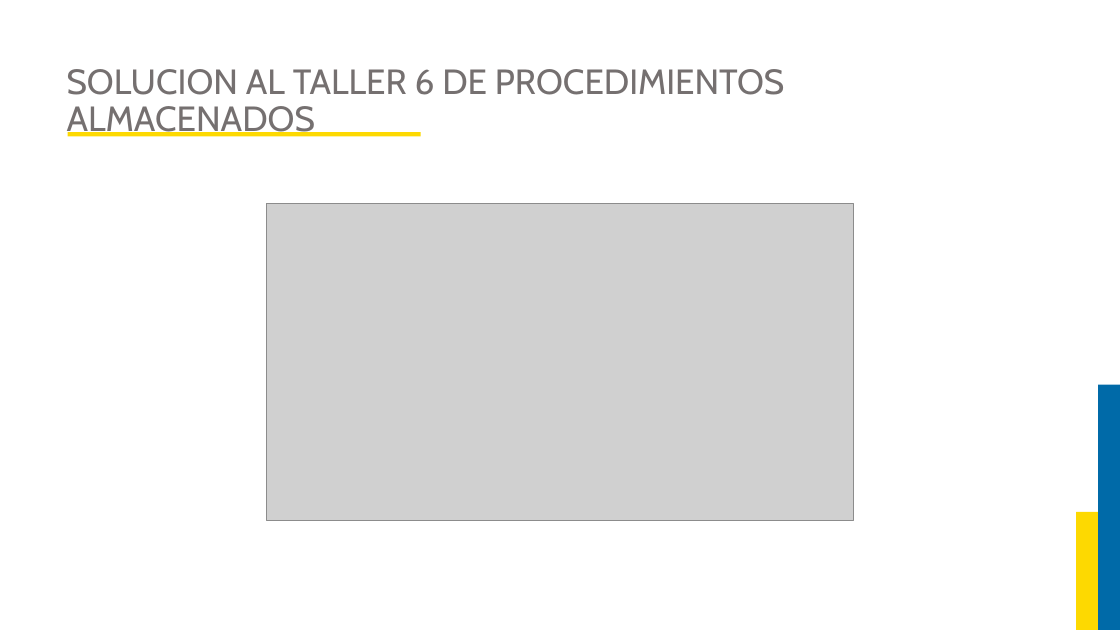
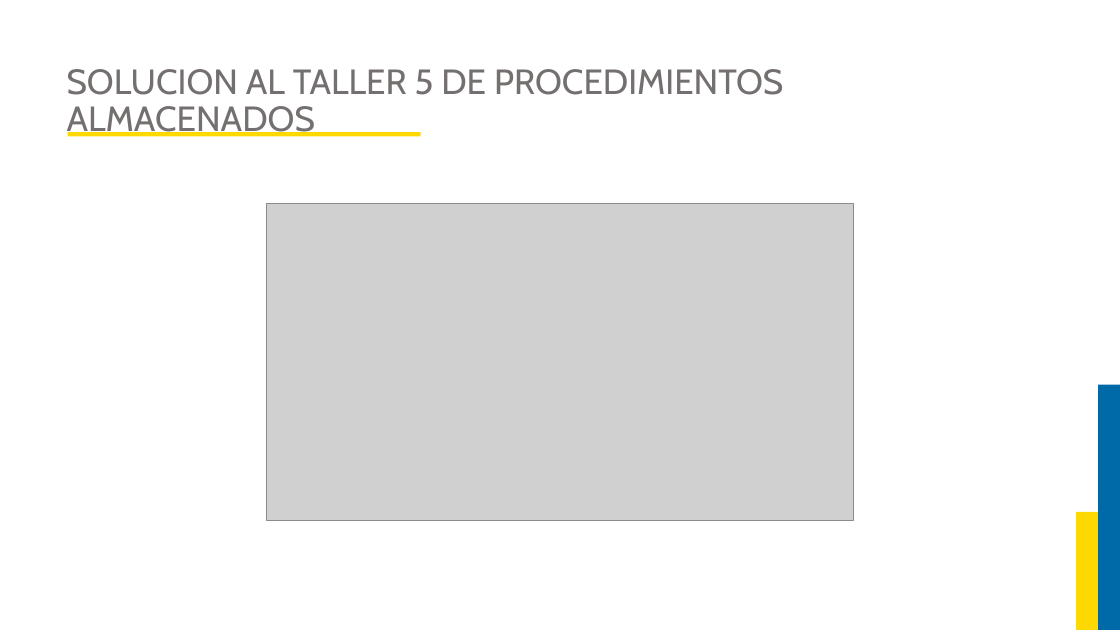
Before and after one commit to JorgeAlejandroAguirreGutierrez/proyecto-luis, a slide deck: slide 49 of Curso Base de Datos 2/DIAPOSITIVAS BASES DE DATOS 2.pptx. Drawn at 1120x630 pixels with LibreOffice and Linux fonts; fonts in the diff are those of the drawing; grey boxes stand for pictures; background and template pictures are left out. Boxes give left, top, right and bottom in pixels: in the first picture for what was removed or moved away, otherwise in the second. Text is boxed around its words. In the diff, an @@ line names an element or a change of style, - is before the commit and + after.

```diff
--- a/Curso Base de Datos 2/DIAPOSITIVAS BASES DE DATOS 2.pptx
+++ b/Curso Base de Datos 2/DIAPOSITIVAS BASES DE DATOS 2.pptx
@@ title at (67,69,783,137): text changed @@
-SOLUCION AL TALLER 6 DE PROCEDIMIENTOS ALMACENADOS
+SOLUCION AL TALLER 5 DE PROCEDIMIENTOS ALMACENADOS
```
Also in this commit, not shown: 3 other slides changed, 3 slides added, 2 other files.
